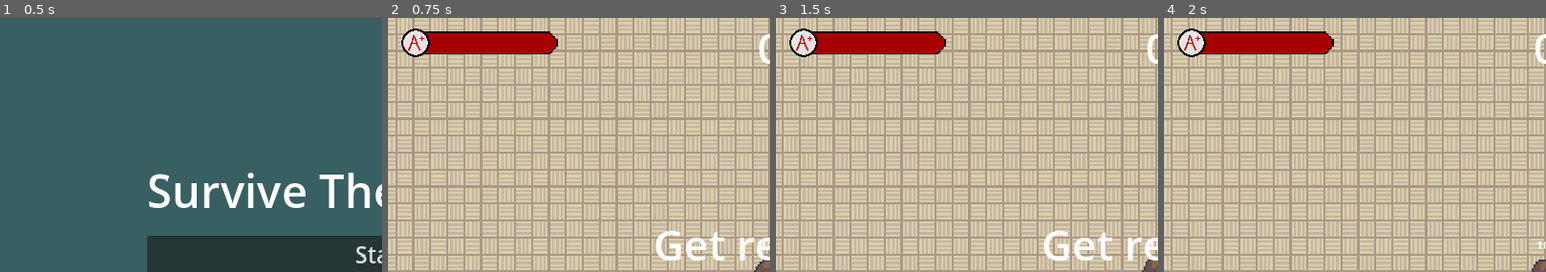
Above: before the commit, frames 1-4 (left to right).
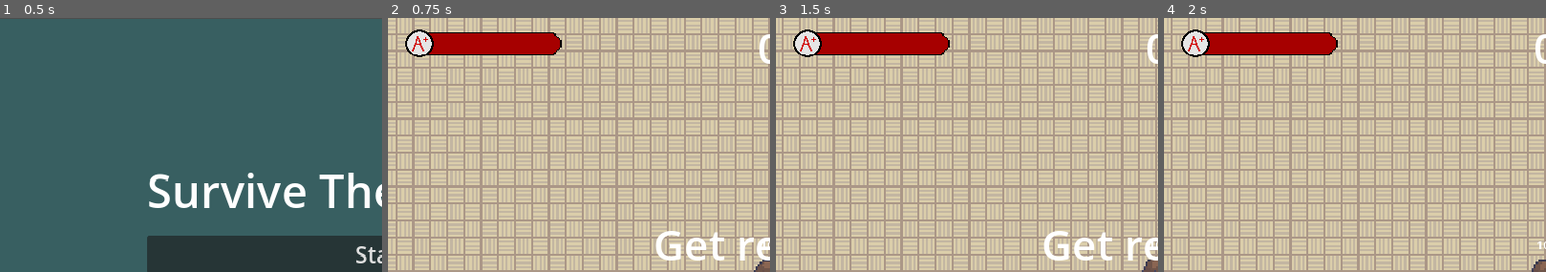
Above: after the commit, the same moments.

Repository: LimZiJia/SurviveTheSemester
Game: Godot game, scene res://gui/start_screen.tscn
Same seed, same stepped clock (60 frames per second), same inputs: the game is played once before the commit and once after it.
Inputs (mouse positions are % of the whole screen's width and height, from its top left):
- Up to frame 1 (0.5 s): no input
- Up to frame 2 (0.75 s): click "Start" at 0.5 s
- Up to frame 3 (1.5 s): tap Enter at 1.25 s; move the mouse to (72, 45) at 1.27 s; hold D (move_right) from 1.28 s (still down); tap Space (attack) at 1.35 s
- Up to frame 4 (2 s): keep holding D (move_right)
The pictures show only the part of the screen within x 0-50%, y 0-50%; the shares and areas given below are measured in that part.

Frame 1 is identical in both runs. In frame 2, 0.9% of the frame differs, in the area x 3-46%, y 4-16%; in frame 3, 0.9%; in frame 4, 0.9%.

Commit message:
blood screen
animation works but by default it doesnt

Diff:
--- a/characters/player/player.tscn
+++ b/characters/player/player.tscn
@@ -77,15 +77,16 @@
 
 [sub_resource type="Animation" id="Animation_5o50c"]
 resource_name = "hurt_back"
-length = 0.15
-tracks/0/type = "value"
-tracks/0/imported = false
-tracks/0/enabled = true
-tracks/0/path = NodePath("Sprite2D:frame")
-tracks/0/interp = 1
-tracks/0/loop_wrap = true
-tracks/0/keys = {
-"times": PackedFloat32Array(0, 0.05, 0.1),
+length = 0.2
+step = 0.0667
+tracks/0/type = "value"
+tracks/0/imported = false
+tracks/0/enabled = true
+tracks/0/path = NodePath("Sprite2D:frame")
+tracks/0/interp = 1
+tracks/0/loop_wrap = true
+tracks/0/keys = {
+"times": PackedFloat32Array(0, 0.0667, 0.1334),
 "transitions": PackedFloat32Array(1, 1, 1),
 "update": 1,
 "values": [1067, 1068, 1069]
@@ -93,15 +94,16 @@
 
 [sub_resource type="Animation" id="Animation_7aau7"]
 resource_name = "hurt_front"
-length = 0.15
-tracks/0/type = "value"
-tracks/0/imported = false
-tracks/0/enabled = true
-tracks/0/path = NodePath("Sprite2D:frame")
-tracks/0/interp = 1
-tracks/0/loop_wrap = true
-tracks/0/keys = {
-"times": PackedFloat32Array(0, 0.05, 0.1),
+length = 0.2
+step = 0.0667
+tracks/0/type = "value"
+tracks/0/imported = false
+tracks/0/enabled = true
+tracks/0/path = NodePath("Sprite2D:frame")
+tracks/0/interp = 1
+tracks/0/loop_wrap = true
+tracks/0/keys = {
+"times": PackedFloat32Array(0, 0.0667, 0.1334),
 "transitions": PackedFloat32Array(1, 1, 1),
 "update": 1,
 "values": [1073, 1074, 1075]
@@ -109,15 +111,16 @@
 
 [sub_resource type="Animation" id="Animation_gdrp2"]
 resource_name = "hurt_left"
-length = 0.15
-tracks/0/type = "value"
-tracks/0/imported = false
-tracks/0/enabled = true
-tracks/0/path = NodePath("Sprite2D:frame")
-tracks/0/interp = 1
-tracks/0/loop_wrap = true
-tracks/0/keys = {
-"times": PackedFloat32Array(0, 0.05, 0.1),
+length = 0.2
+step = 0.0667
+tracks/0/type = "value"
+tracks/0/imported = false
+tracks/0/enabled = true
+tracks/0/path = NodePath("Sprite2D:frame")
+tracks/0/interp = 1
+tracks/0/loop_wrap = true
+tracks/0/keys = {
+"times": PackedFloat32Array(0, 0.0667, 0.1334),
 "transitions": PackedFloat32Array(1, 1, 1),
 "update": 1,
 "values": [1070, 1071, 1072]
@@ -125,15 +128,16 @@
 
 [sub_resource type="Animation" id="Animation_butva"]
 resource_name = "hurt_right"
-length = 0.15
-tracks/0/type = "value"
-tracks/0/imported = false
-tracks/0/enabled = true
-tracks/0/path = NodePath("Sprite2D:frame")
-tracks/0/interp = 1
-tracks/0/loop_wrap = true
-tracks/0/keys = {
-"times": PackedFloat32Array(0, 0.05, 0.1),
+length = 0.2
+step = 0.0667
+tracks/0/type = "value"
+tracks/0/imported = false
+tracks/0/enabled = true
+tracks/0/path = NodePath("Sprite2D:frame")
+tracks/0/interp = 1
+tracks/0/loop_wrap = true
+tracks/0/keys = {
+"times": PackedFloat32Array(0, 0.0667, 0.1334),
 "transitions": PackedFloat32Array(1, 1, 1),
 "update": 1,
 "values": [1064, 1065, 1066]
@@ -552,7 +556,7 @@
 texture = ExtResource("8_voa7p")
 hframes = 56
 vframes = 20
-frame = 75
+frame = 77
 
 [node name="CollisionShape2D" type="CollisionShape2D" parent="."]
 position = Vector2(0, 33.5)
--- /dev/null
+++ b/overlays/blood.gd
@@ -0,0 +1,28 @@
+extends Node2D
+
+@onready var animation := $AnimationPlayer as AnimationPlayer
+@onready var blood := $BloodOverlay as TextureRect
+@onready var red := $RedRect as ColorRect
+@onready var global := get_node("/root/Global")
+
+var prev_health:float = 100.0
+
+# Called when the node enters the scene tree for the first time.
+func _ready():
+	pass # Replace with function body.
+
+
+# Called every frame. 'delta' is the elapsed time since the previous frame.
+func _process(delta):
+	if (global.health != prev_health):
+		# Flashing animation
+		if (global.health < prev_health):
+			animation.play("flash")
+		prev_health = global.health
+		# Bloody screen when little health
+		if (global.health / global.max_health < .25):
+			blood.modulate.a8 = 40
+			red.modulate.a8 = 30
+		elif (global.health / global.max_health < .5):
+			blood.modulate.a8 = 20
+			red.modulate.a8 = 20
--- /dev/null
+++ b/overlays/blood.tscn
@@ -0,0 +1,86 @@
+[gd_scene load_steps=6 format=3 uid="uid://djpk3tjp046d5"]
+
+[ext_resource type="Script" path="res://overlays/blood.gd" id="1_75kfq"]
+[ext_resource type="Texture2D" uid="uid://c1m8pnubxwk2j" path="res://assets/bloody wall paper.png" id="2_0sxq6"]
+
+[sub_resource type="Animation" id="Animation_wvibu"]
+resource_name = "flash"
+length = 0.2
+tracks/0/type = "value"
+tracks/0/imported = false
+tracks/0/enabled = true
+tracks/0/path = NodePath("BloodOverlay:modulate")
+tracks/0/interp = 1
+tracks/0/loop_wrap = true
+tracks/0/keys = {
+"times": PackedFloat32Array(0, 0.1, 0.2),
+"transitions": PackedFloat32Array(1, 1, 1),
+"update": 0,
+"values": [Color(1, 1, 1, 0), Color(1, 1, 1, 0.266667), Color(1, 1, 1, 0)]
+}
+tracks/1/type = "value"
+tracks/1/imported = false
+tracks/1/enabled = true
+tracks/1/path = NodePath("RedRect:modulate")
+tracks/1/interp = 1
+tracks/1/loop_wrap = true
+tracks/1/keys = {
+"times": PackedFloat32Array(0, 0.1, 0.2),
+"transitions": PackedFloat32Array(1, 1, 1),
+"update": 0,
+"values": [Color(1, 1, 1, 0), Color(1, 1, 1, 0.129412), Color(1, 1, 1, 0)]
+}
+
+[sub_resource type="Animation" id="Animation_r3a2o"]
+length = 0.001
+tracks/0/type = "value"
+tracks/0/imported = false
+tracks/0/enabled = true
+tracks/0/path = NodePath("BloodOverlay:modulate")
+tracks/0/interp = 1
+tracks/0/loop_wrap = true
+tracks/0/keys = {
+"times": PackedFloat32Array(0),
+"transitions": PackedFloat32Array(1),
+"update": 0,
+"values": [Color(1, 1, 1, 0)]
+}
+tracks/1/type = "value"
+tracks/1/imported = false
+tracks/1/enabled = true
+tracks/1/path = NodePath("RedRect:modulate")
+tracks/1/interp = 1
+tracks/1/loop_wrap = true
+tracks/1/keys = {
+"times": PackedFloat32Array(0),
+"transitions": PackedFloat32Array(1),
+"update": 0,
+"values": [Color(1, 1, 1, 0)]
+}
+
+[sub_resource type="AnimationLibrary" id="AnimationLibrary_fikmn"]
+_data = {
+"RESET": SubResource("Animation_r3a2o"),
+"flash": SubResource("Animation_wvibu")
+}
+
+[node name="Blood" type="Node2D"]
+self_modulate = Color(1, 1, 1, 0)
+script = ExtResource("1_75kfq")
+
+[node name="RedRect" type="ColorRect" parent="."]
+modulate = Color(1, 1, 1, 0)
+offset_right = 1080.0
+offset_bottom = 720.0
+color = Color(1, 0.172549, 0.12549, 1)
+
+[node name="BloodOverlay" type="TextureRect" parent="."]
+modulate = Color(1, 1, 1, 0)
+offset_right = 40.0
+offset_bottom = 40.0
+texture = ExtResource("2_0sxq6")
+
+[node name="AnimationPlayer" type="AnimationPlayer" parent="."]
+libraries = {
+"": SubResource("AnimationLibrary_fikmn")
+}
--- /dev/null
+++ b/overlays/statuses.tscn
@@ -0,0 +1,41 @@
+[gd_scene load_steps=6 format=3 uid="uid://01muqq0qxp8f"]
+
+[ext_resource type="Texture2D" uid="uid://g01b6w7s1ung" path="res://assets/under.png" id="1_4nlhs"]
+[ext_resource type="Texture2D" uid="uid://cu06ybyfsu3ql" path="res://assets/outer.png" id="2_sh37l"]
+[ext_resource type="Script" path="res://overlays/HealthBar.gd" id="3_ae7m8"]
+[ext_resource type="Texture2D" uid="uid://dlvh2wo76j3ld" path="res://assets/F.png" id="4_0t7pm"]
+[ext_resource type="Script" path="res://overlays/TextureRect.gd" id="5_qejh5"]
+
+[node name="Statuses" type="Node2D"]
+
+[node name="HealthBar" type="TextureProgressBar" parent="."]
+offset_left = -82.0
+offset_top = -14.0
+offset_right = 118.0
+offset_bottom = 19.0
+value = 76.0
+nine_patch_stretch = true
+stretch_margin_left = 15
+stretch_margin_top = 15
+stretch_margin_right = 15
+stretch_margin_bottom = 15
+texture_under = ExtResource("1_4nlhs")
+texture_over = ExtResource("2_sh37l")
+texture_progress = ExtResource("1_4nlhs")
+tint_under = Color(0.184314, 0.184314, 0.184314, 1)
+tint_over = Color(0, 0, 0, 1)
+tint_progress = Color(0.65098, 0, 0, 1)
+script = ExtResource("3_ae7m8")
+
+[node name="TextureRect" type="TextureRect" parent="HealthBar"]
+layout_mode = 1
+anchors_preset = 4
+anchor_top = 0.5
+anchor_bottom = 0.5
+offset_left = -21.0
+offset_top = -21.0
+offset_right = 19.0
+offset_bottom = 19.0
+grow_vertical = 2
+texture = ExtResource("4_0t7pm")
+script = ExtResource("5_qejh5")
--- a/world/statuses.tscn
+++ /dev/null
@@ -1,41 +0,0 @@
-[gd_scene load_steps=6 format=3 uid="uid://c0yiov5wr17i3"]
-
-[ext_resource type="Texture2D" uid="uid://g01b6w7s1ung" path="res://assets/under.png" id="1_3p1fe"]
-[ext_resource type="Texture2D" uid="uid://cu06ybyfsu3ql" path="res://assets/outer.png" id="2_nrb0x"]
-[ext_resource type="Texture2D" uid="uid://dlvh2wo76j3ld" path="res://assets/F.png" id="3_3oeo6"]
-[ext_resource type="Script" path="res://world/HealthBar.gd" id="3_xjp13"]
-[ext_resource type="Script" path="res://world/TextureRect.gd" id="5_p3lf0"]
-
-[node name="Statuses" type="Node2D"]
-
-[node name="HealthBar" type="TextureProgressBar" parent="."]
-offset_left = -82.0
-offset_top = -14.0
-offset_right = 118.0
-offset_bottom = 19.0
-value = 76.0
-nine_patch_stretch = true
-stretch_margin_left = 15
-stretch_margin_top = 15
-stretch_margin_right = 15
-stretch_margin_bottom = 15
-texture_under = ExtResource("1_3p1fe")
-texture_over = ExtResource("2_nrb0x")
-texture_progress = ExtResource("1_3p1fe")
-tint_under = Color(0.184314, 0.184314, 0.184314, 1)
-tint_over = Color(0, 0, 0, 1)
-tint_progress = Color(0.65098, 0, 0, 1)
-script = ExtResource("3_xjp13")
-
-[node name="TextureRect" type="TextureRect" parent="HealthBar"]
-layout_mode = 1
-anchors_preset = 4
-anchor_top = 0.5
-anchor_bottom = 0.5
-offset_left = -21.0
-offset_top = -21.0
-offset_right = 19.0
-offset_bottom = 19.0
-grow_vertical = 2
-texture = ExtResource("3_3oeo6")
-script = ExtResource("5_p3lf0")
--- a/world/world.tscn
+++ b/world/world.tscn
@@ -6,8 +6,9 @@
 [ext_resource type="Texture2D" uid="uid://si4gd7mdq6xp" path="res://assets/floors.png" id="3_diow0"]
 [ext_resource type="PackedScene" uid="uid://bcwsdtfx72kd0" path="res://controllers/wave_controller.tscn" id="3_mnirc"]
 [ext_resource type="PackedScene" uid="uid://dhp515vfrcvt6" path="res://gui/pause_menu.tscn" id="6_7j38u"]
-[ext_resource type="PackedScene" uid="uid://c0yiov5wr17i3" path="res://world/statuses.tscn" id="8_arout"]
+[ext_resource type="PackedScene" uid="uid://01muqq0qxp8f" path="res://overlays/statuses.tscn" id="8_frw27"]
 [ext_resource type="Texture2D" uid="uid://cnriifkwxrxma" path="res://assets/3d_walls.png" id="8_j0ykl"]
+[ext_resource type="PackedScene" uid="uid://djpk3tjp046d5" path="res://overlays/blood.tscn" id="9_gk74x"]
 
 [sub_resource type="TileMapPattern" id="TileMapPattern_3u73y"]
 tile_data = PackedInt32Array(0, 1245185, 16, 65536, 1245185, 17)
@@ -170,7 +171,9 @@
 
 [node name="CanvasLayer" type="CanvasLayer" parent="."]
 
-[node name="Statuses" parent="CanvasLayer" instance=ExtResource("8_arout")]
-position = Vector2(121, 33)
+[node name="Blood" parent="CanvasLayer" instance=ExtResource("9_gk74x")]
+
+[node name="Statuses" parent="CanvasLayer" instance=ExtResource("8_frw27")]
+position = Vector2(126, 34)
 
 [connection signal="timeout" from="ScoreTimer" to="." method="_on_score_timer_timeout"]
Binary file added: assets/bloody wall paper.png
Not shown, added: assets/bloody wall paper.png.import
Renamed: world/HealthBar.gd -> overlays/HealthBar.gd
Renamed: world/TextureRect.gd -> overlays/TextureRect.gd
Renamed: world/statuses.gd -> overlays/statuses.gd
Not shown: 1 places in world/world.tscn that only renumber resources
